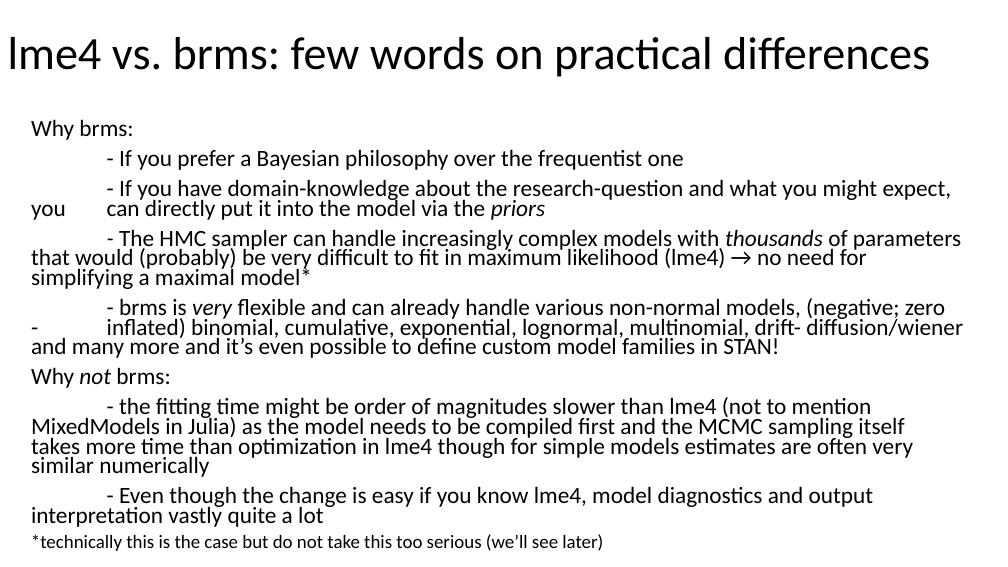
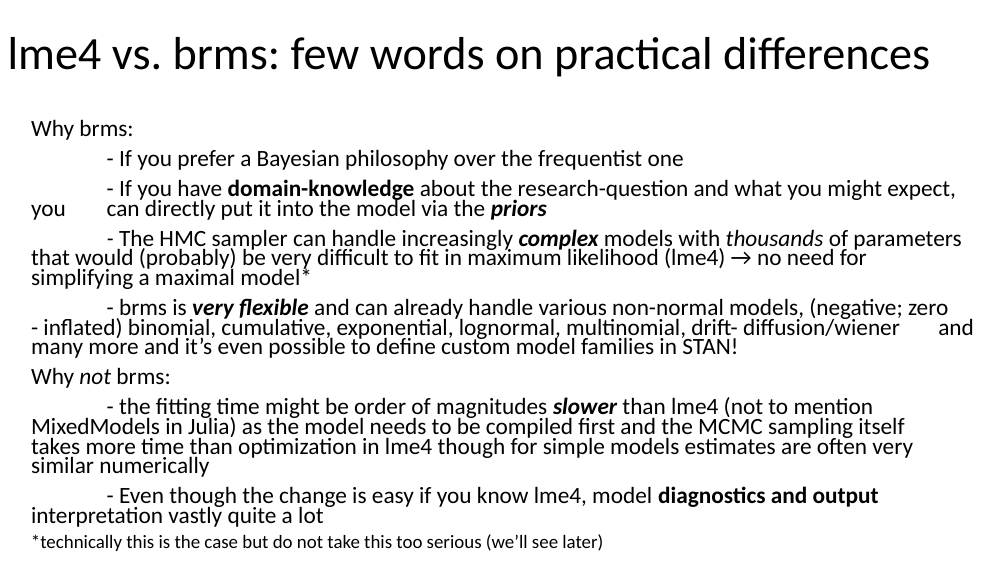
Before and after one commit to julianquandt/M3-brms-intro, a slide deck: slide 21 of intro_to_brms.pptx (slide 3 before the commit). Drawn at 1008x567 pixels with LibreOffice and Linux fonts; fonts in the diff are those of the drawing. Boxes give left, top, right and bottom in pixels: in the first picture for what was removed or moved away, otherwise in the second. Text is boxed around its words. In the diff, an @@ line names an element or a change of style, - is before the commit and + after.

Commit message:
First revision: Added slides for first two parts (philosophy and MCMC), still to be adjusted; corrected some typos in example.rmd (still needs to be knitted again; stan fails in R 3.6...)

```diff
--- a/intro_to_brms.pptx
+++ b/intro_to_brms.pptx
@@ text at (31, 179, 974, 527): bold on in "domain-knowledge priors", "complex", "very flexible", "slower" and 1 more places; italic on in "complex", "flexible", "slower" @@
```
Also in this commit, not shown: 2 other slides changed, 18 slides added, 1 other file.
